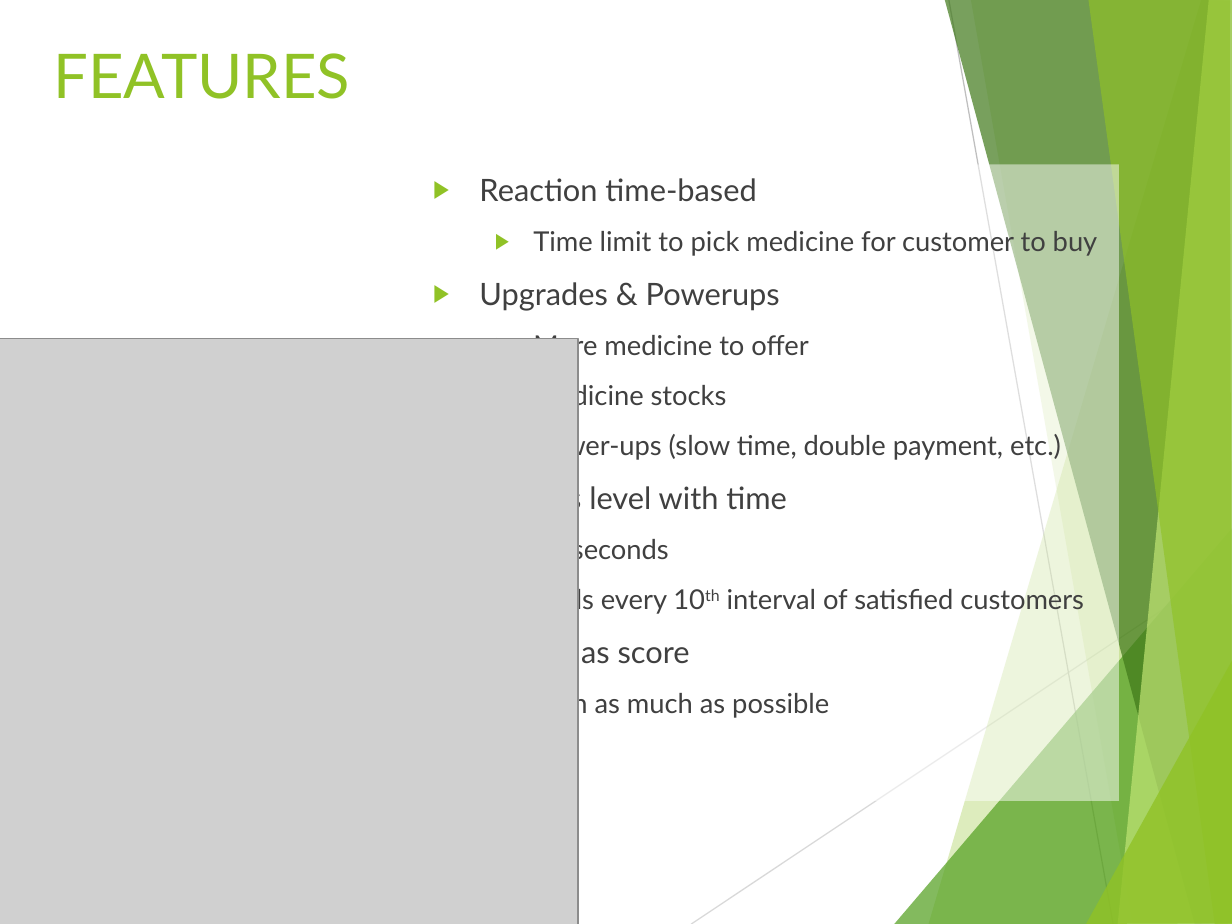
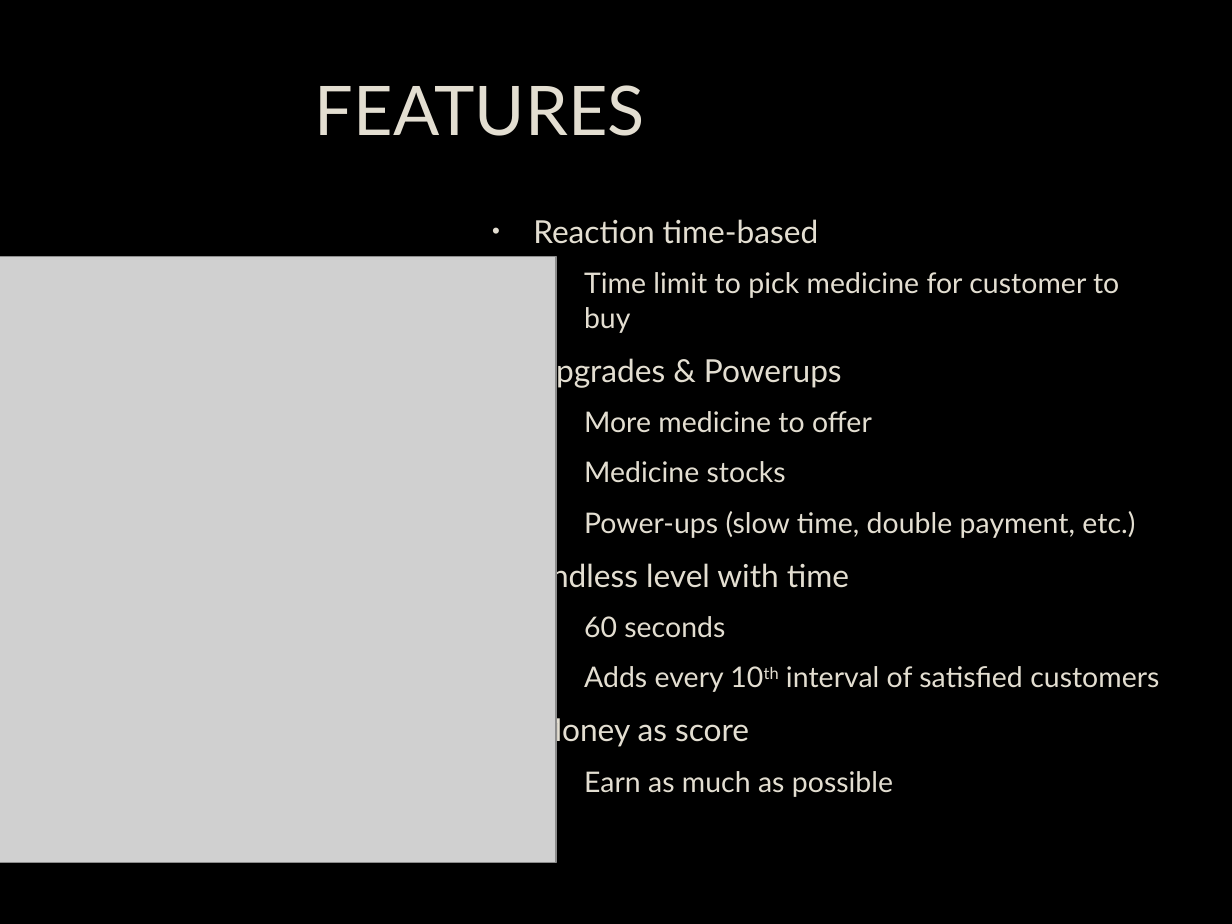
Before and after one commit to AdamReyes/apc-softdev-gd121mi12205, a slide deck: slide 5 of documentation/Apothecary_v2.pptx (slide 4 before the commit). Drawn at 1232x924 pixels with LibreOffice and Linux fonts; fonts in the diff are those of the drawing; grey boxes stand for pictures; background and template pictures are left out. Boxes give left, top, right and bottom in pixels: in the first picture for what was removed or moved away, otherwise in the second. Text is boxed around its words. In the diff, an @@ line names an element or a change of style, - is before the commit and + after.

```diff
--- a/documentation/Apothecary_v2.pptx
+++ b/documentation/Apothecary_v2.pptx
@@ background #FFFFFF to picture (left out) @@
@@ title "FEATURES" at <box>315,85,645,136</box>: size 36 to 40 pt, text colour #90C226 to #E3DED1, letter outline none to #404040 0.75 pt; alignment left to centre; vertical alignment top to middle @@
@@ text "Reaction time-based": place and size @@
-text "Reaction time-based" at <box>421,164,1120,801</box>
+text "Reaction time-based" at <box>474,206,1173,843</box>
@@ text "Reaction time-based" at <box>474,206,1173,843</box>: size 18 to 18.5 pt in "Reaction time-based", "Upgrades & Powerups", "Endless level with time", "Money as score"; text colour #404040 to #E3DED1, letter outline none to #404040 0.75 pt; size 16 to 16.6 pt in "Time limit to pick medicine for customer ...", "More medicine to offer", "Medicine stocks", "Power-ups (slow time, double payment, etc.)" and 3 more places; bullet ▶ to •; bullet colour #90C226 to #E3DED1; fill #FFFFFF at 49% opacity to #000000 at 49% opacity; shadow on @@
@@ picture: place and size @@
-picture at <box>0,339,579,924</box>
+picture at <box>0,256,557,862</box>
@@ group removed at <box>691,0,1232,924</box>: 7 freeform shapes, 2 lines @@
```
Also in this commit, not shown: 6 other slides changed, 7 slides added, 2 slides removed, 1 other file.
